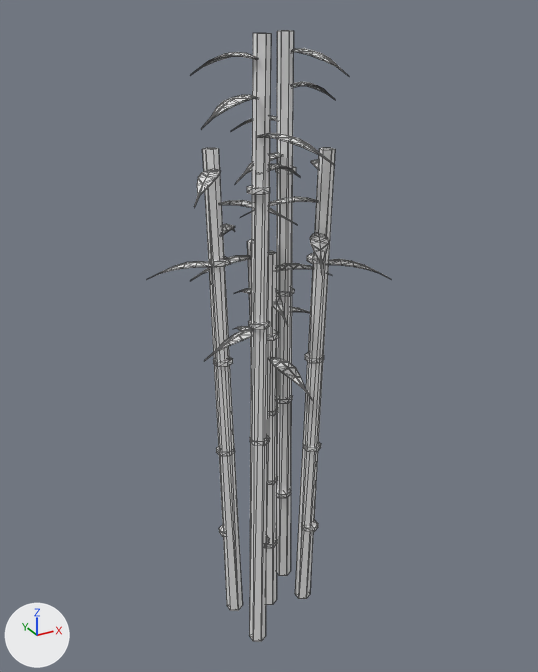
Renders of the glTF model models/world/tree-bamboo.glb from each side of a commit.
Rendered twice from a 50 mm lens placed at (-5.4, -9.82, 10.49), pointed at (0.14, 0.25, 5.46). Every picture has the same lights, and +X, +Y and +Z are marked at lower left. The older version comes first. Mesh edges are drawn as thin lines. Vertices at exactly the same position are counted once.

Names of what the first picture shows: 'tree-bamboo'.
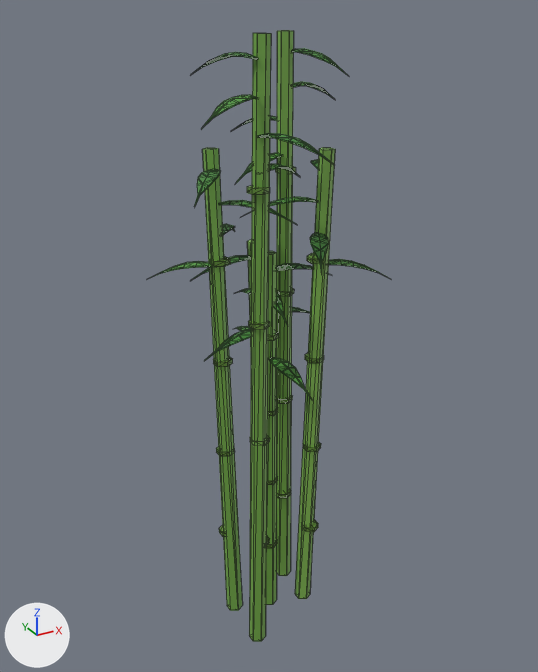
The change, as a diff of the scene's bpy script:
```diff
--- a/models/world/tree-bamboo.glb.py
+++ b/models/world/tree-bamboo.glb.py
@@ mat_vc @@
 n0 = _N.new('ShaderNodeBsdfPrincipled'); n0.name = 'Principled BSDF'
 n1 = _N.new('ShaderNodeOutputMaterial'); n1.name = 'Material Output'
+n2 = _N.new('ShaderNodeMix'); n2.name = 'Mix'
+n2.data_type = 'RGBA'
+n2.blend_type = 'MULTIPLY'
+n2.inputs[0].default_value = 1.0  # 'Factor'
+n2.inputs[7].default_value = (0.8, 0.8, 0.8, 1.0)  # 'B', white #e7e7e7
+n3 = _N.new('ShaderNodeVertexColor'); n3.name = 'Color Attribute'
 _L.new(n0.outputs[0], n1.inputs[0])  # 'BSDF' to 'Surface'
+_L.new(n2.outputs[2], n0.inputs[0])  # 'Result' to 'Base Color'
+_L.new(n3.outputs[0], n2.inputs[6])  # 'Color' to 'A'
@@ me_mesh_0 @@
 me_mesh_0.from_pydata(...)  # 1276 vertices, 1660 faces; spans x -1.68..1.77, y -1.67..1.9, z 0.0..10.2
 # used by ob_tree_bamboo; location = (0.0, 0.0, 0.0)
+# me_mesh_0 part 1: vertex colours changed
 me_mesh_0.materials.append(mat_vc)
```

Boxes (x1, y1, x2, y2) around the edits, measured in the pictures (538 x 672 px):
'tree-bamboo', recoloured (darker): (160, 30, 380, 642) in both
